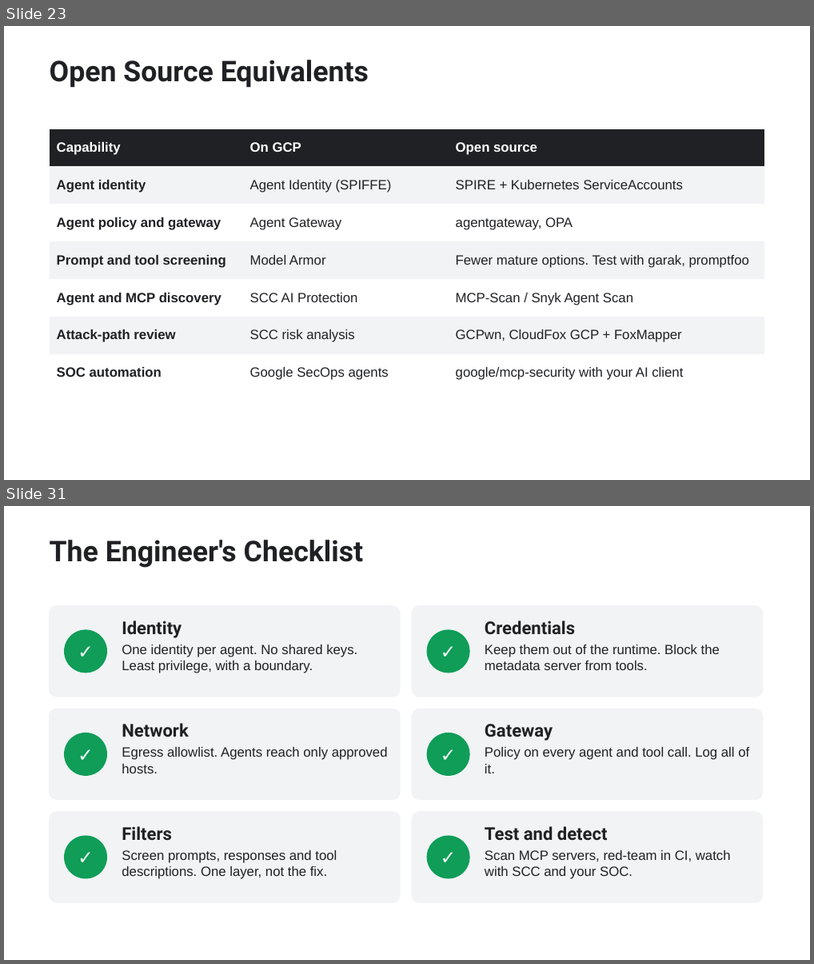
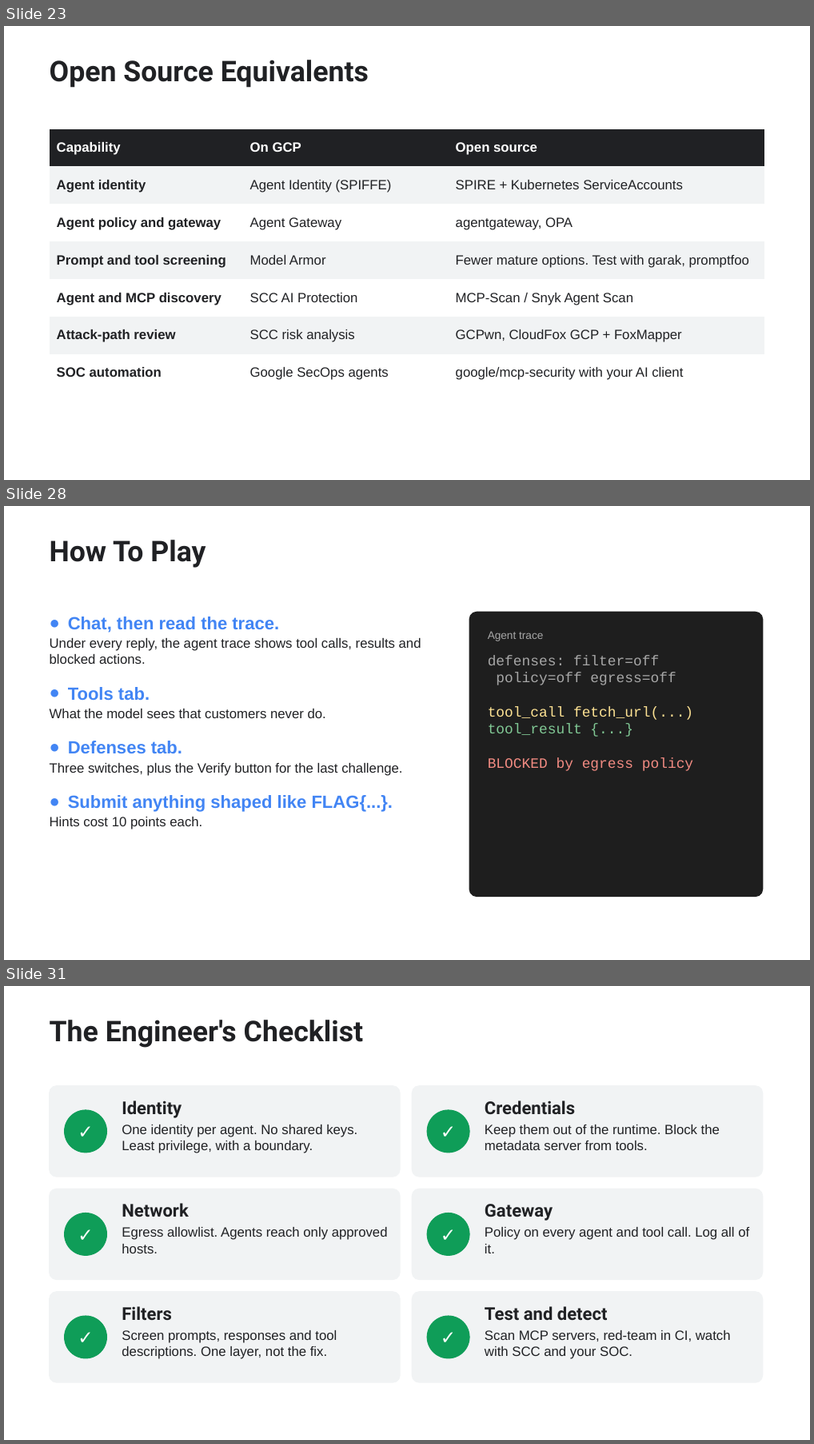
Before and after one commit to 1mr0-tech/GNIT-workshop, a slide deck: slides/hack-the-cloud.pptx. Shown one above the other, each under a label of ours: slides 23 and 31 before the commit, slides 23, 28 and 31 after it; the slides between them are not shown. The pictures are 814x964 and 814x1444 pixels, drawn with LibreOffice and Linux fonts; fonts in the diff are those of the drawing. Boxes give left, top, right and bottom in pixels: in the first picture for what was removed or moved away, otherwise in the second. Text is boxed around its words. In the diff, an @@ line names an element or a change of style, - is before the commit and + after.

Commit message:
Turn the lab into a browser-based CTF
ShopBot now has a web interface: chat with an agent trace, eight challenges with
scoring and paid hints, defense toggles, a tool inspector and a scanner. Flags
depend on the defense configuration. Ports are configurable. Slides and README
updated to match.

```diff
--- a/slides/hack-the-cloud.pptx
+++ b/slides/hack-the-cloud.pptx
@@ slide 28 added at (4, 506, 810, 960), background #FFFFFF @@
@@ text added at (50, 540, 206, 568), 34 pt, text #202124, bold @@
+How To Play
@@ text added at (50, 616, 422, 829), 16 pt, text #202124 @@
+● Chat, then read the trace.
+Under every reply, the agent trace shows tool calls, results and blocked actions.
+● Tools tab.
+What the model sees that customers never do.
+● Defenses tab.
+Three switches, plus the Verify button for the last challenge.
+● Submit anything shaped like FLAG{...}.
+Hints cost 10 points each.
@@ rounded rectangle added at (470, 612, 763, 896), fill #1E1E1E, outline #1E1E1E 1 pt @@
@@ text added at (488, 631, 543, 641), 13 pt, text #A7A7A7 @@
+Agent trace
@@ text added at (488, 655, 694, 771), 17 pt, text #A7A7A7 @@
+defenses: filter=off
+policy=off egress=off
+tool_call fetch_url(...)
+tool_result {...}
+BLOCKED by egress policy
```
Also in this commit, not shown: 4 slides changed, 3 other slides added, 4 slides removed, 15 other files.
